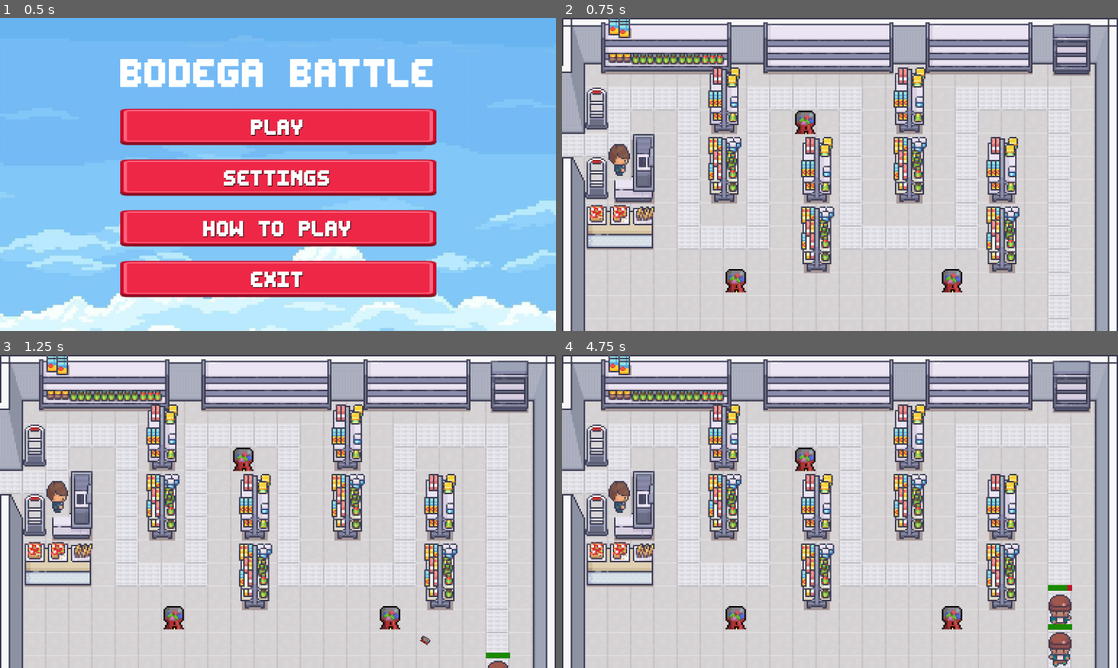
Above: before the commit, frames 1-4 (two rows, left to right).
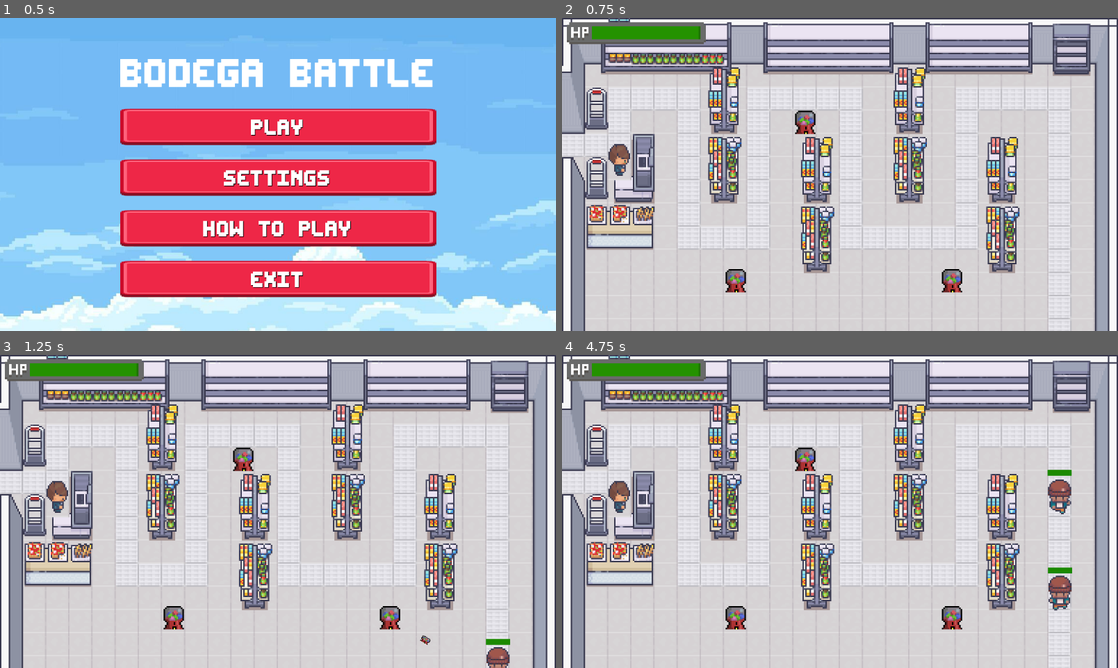
Above: after the commit, the same moments.

Repository: s27459-pj/bodega-battle
Game: Godot game, scene res://scene/scene_handler/scene_handler.tscn
The game is run twice, just before and just after one commit, with the same random seed, the same clock (stepped at 60 frames per second) and the same inputs.
Inputs:
- Up to frame 1 (0.5 s): no input
- Up to frame 2 (0.75 s): click "PLAY" at 0.5 s
- Up to frame 3 (1.25 s): no input
- Up to frame 4 (4.75 s): no input

Frame 1 is identical in both runs. In frame 2, 1.7% of the frame differs, in the area x 0-26%, y 1-9%; in frame 3, 2.1%; in frame 4, 3.3%, in the area x 0-92%, y 1-100%.

Commit message:
#17 health UI (#26)
* added hp-bar scene

* added hp

* fixed-rebase-issue

* added game restart when health == 0

* updated readme

Diff:
--- a/objects/Enemies/basic-enemy.tscn
+++ b/objects/Enemies/basic-enemy.tscn
@@ -75,7 +75,7 @@
 [node name="Basic-enemie" type="PathFollow2D"]
 rotates = false
 script = ExtResource("1_6yjls")
-speed = 40
+speed = 100
 
 [node name="CharacterBody2D" type="CharacterBody2D" parent="."]
 script = ExtResource("2_27nva")
--- a/objects/Enemies/basic_enemie_move.gd
+++ b/objects/Enemies/basic_enemie_move.gd
@@ -1,9 +1,17 @@
 extends PathFollow2D
 
 @export var speed = 200
+var player_hp_reference :Node2D
 
 func _physics_process(delta: float) -> void:
 	move(delta)
 
 func move(delta: float) -> void:
 	progress += speed* delta
+
+func add_player_health_ref(hp : Node2D):
+	player_hp_reference = hp
+
+func damage_player():
+	player_hp_reference.has_method("damage_player")
+	player_hp_reference.damage_player(10)
--- a/objects/Enemies/enemy_logic.gd
+++ b/objects/Enemies/enemy_logic.gd
@@ -4,6 +4,7 @@
 
 @onready var health_bar = $HealthBar
 @onready var fill_bar = $HealthBar/FillBar
+@onready var basic_enemie: PathFollow2D = $".."
 
 var current_health := max_health
 
@@ -21,12 +22,11 @@
 	var ratio = float(current_health) / float(max_health)
 	fill_bar.size.x = ratio * health_bar.size.x
 
-
 func set_health(value):
 	current_health = clamp(value, 0, max_health)
 	update_health_bar()
 
-func _on_body_entered(body):
+func _on_body_entered(body): # to chyba nie działa dla tej encji w sensie nie ma takiej metody
 	if body.is_in_group("turret_bullets"):
 		take_damage(body.damage)
 		body.queue_free()
--- /dev/null
+++ b/objects/triggers/PlayerDamageTrigger/PlayerHitTrigger.tscn
@@ -0,0 +1,14 @@
+[gd_scene load_steps=3 format=3 uid="uid://br1yi20n68g3p"]
+
+[ext_resource type="Script" uid="uid://l5dekn13qgw7" path="res://objects/triggers/PlayerDamageTrigger/player_hit_trigger.gd" id="1_ylhs5"]
+
+[sub_resource type="RectangleShape2D" id="RectangleShape2D_5jt3a"]
+size = Vector2(107, 86)
+
+[node name="PlayerHitTrigger" type="Area2D"]
+script = ExtResource("1_ylhs5")
+
+[node name="CollisionShape2D" type="CollisionShape2D" parent="."]
+shape = SubResource("RectangleShape2D_5jt3a")
+
+[connection signal="body_entered" from="." to="." method="_on_body_entered"]
--- /dev/null
+++ b/objects/triggers/PlayerDamageTrigger/player_hit_trigger.gd
@@ -0,0 +1,15 @@
+extends Area2D
+
+@export var healthBar : Node2D
+
+func set_HP_ref(hp:Node2D):
+	healthBar = hp
+
+func _ready() -> void:
+	add_to_group("Enemy_Won_Space")
+
+func _on_body_entered(body: Node2D) -> void:
+	if body.is_in_group("enemies"):
+		body.queue_free()
+		if healthBar.has_method("damage_player"):
+			healthBar.damage_player(10)
--- /dev/null
+++ b/objects/ui/health/ui_health.gd
@@ -0,0 +1,22 @@
+extends Node2D
+@export var maxHealth := 100
+@export var game_scene: Node2D
+
+@onready var hp_bar: ProgressBar = $ProgressBar
+
+func _ready() -> void:
+	hp_bar.max_value = maxHealth
+	hp_bar.value = maxHealth
+
+func damage_player(dmg : int)-> void:
+	hp_bar.value -= clamp(dmg, 0, maxHealth)
+	check_game_over()
+
+func check_game_over() -> void:
+	#print("debug: current hp:" + str(hp_bar.value))
+	if (hp_bar.value == 0):
+		game_over()
+
+#game over sequence
+func game_over():
+	game_scene.get_tree().reload_current_scene()
--- /dev/null
+++ b/objects/ui/health/ui_health.tscn
@@ -0,0 +1,31 @@
+[gd_scene load_steps=5 format=3 uid="uid://b00yqug64m8w7"]
+
+[ext_resource type="Script" uid="uid://cyntuiqornbwt" path="res://objects/ui/health/ui_health.gd" id="1_ij46x"]
+[ext_resource type="Texture2D" uid="uid://7a3gs36mmjyt" path="res://assets/UI/gameOverlay/hp_bar.png" id="1_k8afp"]
+
+[sub_resource type="StyleBoxFlat" id="StyleBoxFlat_0td4j"]
+bg_color = Color(0.892778, 0.984589, 0.916133, 1)
+border_width_left = 3
+
+[sub_resource type="StyleBoxFlat" id="StyleBoxFlat_k8afp"]
+bg_color = Color(0.141378, 0.571375, 0, 1)
+border_width_right = 3
+border_color = Color(0.114644, 0.443123, 0, 1)
+
+[node name="UI-Health" type="Node2D"]
+scale = Vector2(3, 3)
+script = ExtResource("1_ij46x")
+
+[node name="HpBar" type="Sprite2D" parent="."]
+scale = Vector2(3, 3)
+texture = ExtResource("1_k8afp")
+
+[node name="ProgressBar" type="ProgressBar" parent="."]
+offset_left = -61.0
+offset_top = -10.0
+offset_right = 89.0
+offset_bottom = 8.0
+theme_override_styles/background = SubResource("StyleBoxFlat_0td4j")
+theme_override_styles/fill = SubResource("StyleBoxFlat_k8afp")
+value = 20.0
+show_percentage = false
--- a/scene/level_main/GameScene.tscn
+++ b/scene/level_main/GameScene.tscn
@@ -1,25 +1,21 @@
-[gd_scene load_steps=4 format=3 uid="uid://dkx50masn7ffx"]
+[gd_scene load_steps=5 format=3 uid="uid://dkx50masn7ffx"]
 
 [ext_resource type="PackedScene" uid="uid://q2m5vf81jwqn" path="res://scene/level_main/level_main.tscn" id="1_cieuw"]
 [ext_resource type="Script" uid="uid://c4inmk81y15o" path="res://scene/level_main/gameScene.gd" id="1_g0iv5"]
-[ext_resource type="PackedScene" uid="uid://r3lmq4yt0woa" path="res://scene/menu/pause_menu.tscn" id="3_eow4k"]
+[ext_resource type="PackedScene" uid="uid://b00yqug64m8w7" path="res://objects/ui/health/ui_health.tscn" id="3_eow4k"]
+[ext_resource type="PackedScene" path="res://scene/menu/pause_menu.tscn" id="3_nn7n3"]
 
 [node name="GameScene" type="Node2D"]
 script = ExtResource("1_g0iv5")
 
-[node name="LevelMain" parent="." instance=ExtResource("1_cieuw")]
+[node name="LevelMain" parent="." node_paths=PackedStringArray("UI_health") instance=ExtResource("1_cieuw")]
+UI_health = NodePath("../UI-Health")
 
 [node name="CanvasLayer" type="CanvasLayer" parent="."]
 
-[node name="PauseMenu" parent="CanvasLayer" instance=ExtResource("3_eow4k")]
-anchors_preset = 0
-anchor_right = 0.0
-anchor_bottom = 0.0
-offset_left = 573.0
-offset_top = 338.0
-offset_right = 573.0
-offset_bottom = 338.0
-grow_horizontal = 1
-grow_vertical = 1
-size_flags_horizontal = 6
-size_flags_vertical = 6
+[node name="PauseMenu2" parent="CanvasLayer" instance=ExtResource("3_nn7n3")]
+
+[node name="UI-Health" parent="." node_paths=PackedStringArray("game_scene") instance=ExtResource("3_eow4k")]
+position = Vector2(154, 32)
+scale = Vector2(1.5, 1.5)
+game_scene = NodePath("..")
--- a/scene/level_main/gameScene.gd
+++ b/scene/level_main/gameScene.gd
@@ -1,4 +1,6 @@
 extends Node2D
+
+@onready var ui_health: Node2D = $"UI-Health"
 
 func _ready() -> void:
 	startNextWave()
@@ -10,13 +12,14 @@
 	spawnEnemies(waveData)
 
 func getWaveData():
-	var waveData = [["basic-enemy",2],["basic-enemy",2]] # [nazwa_encji, dalay spawnu następnej encji]
+	var waveData = [["basic-enemy",2],["basic-enemy",2],["basic-enemy",2],["basic-enemy",2],["basic-enemy",2],["basic-enemy",2],["basic-enemy",2],["basic-enemy",2],["basic-enemy",2],["basic-enemy",2],["basic-enemy",2],["basic-enemy",2]] # [nazwa_encji, dalay spawnu następnej encji]
 	return waveData
 
 func spawnEnemies(waveData):
 	for e in waveData:
 		# to jest raczej słabe rozwiązenie że on runtime coś loadujemy ale ¯\_(ツ)_/¯
 		var new_enemy = load("res://objects/Enemies/" + e[0] +".tscn").instantiate()
+		new_enemy.add_player_health_ref(ui_health)
 		#print(new_enemy)
 		$LevelMain.get_node("Enemy-path").add_child(new_enemy)
 		await get_tree().create_timer(e[1]).timeout
--- /dev/null
+++ b/scene/level_main/level_main.gd
@@ -0,0 +1,7 @@
+extends Node2D
+
+@export var UI_health: Node2D
+@onready var player_hit_trigger: Area2D = $PlayerHitTrigger
+
+func _ready() -> void:
+	player_hit_trigger.set_HP_ref(UI_health)
--- a/scene/level_main/level_main.tscn
+++ b/scene/level_main/level_main.tscn
@@ -1,10 +1,12 @@
-[gd_scene load_steps=30 format=4 uid="uid://q2m5vf81jwqn"]
+[gd_scene load_steps=32 format=4 uid="uid://q2m5vf81jwqn"]
 
 [ext_resource type="Texture2D" uid="uid://r7sd2r6nvv4m" path="res://assets/floor/Room_Builder_3d_walls_16x16.png" id="1_4yjey"]
 [ext_resource type="Texture2D" uid="uid://boakhlgnfgpot" path="res://assets/floor/Room_Builder_Floors_16x16.png" id="1_grj8k"]
+[ext_resource type="Script" uid="uid://bo6c2maq2a62w" path="res://scene/level_main/level_main.gd" id="1_tfbho"]
 [ext_resource type="TileSet" uid="uid://cy5mhdttx3dpf" path="res://assets/tileSets/decoration_tiles.tres" id="3_rjenp"]
 [ext_resource type="Texture2D" uid="uid://dwxh4rh2vure8" path="res://assets/sprites/characters/Premade_Character_17.png" id="3_xloln"]
 [ext_resource type="PackedScene" uid="uid://c4iiq85v5yxys" path="res://objects/defences/gum-turret.tscn" id="5_voubo"]
+[ext_resource type="PackedScene" uid="uid://br1yi20n68g3p" path="res://objects/triggers/PlayerDamageTrigger/PlayerHitTrigger.tscn" id="6_xrx0r"]
 
 [sub_resource type="TileSetAtlasSource" id="TileSetAtlasSource_4yjey"]
 texture = ExtResource("1_grj8k")
@@ -1618,6 +1620,7 @@
 point_count = 23
 
 [node name="LevelMain" type="Node2D"]
+script = ExtResource("1_tfbho")
 
 [node name="tilemap" type="Node2D" parent="."]
 
@@ -1664,3 +1667,6 @@
 
 [node name="Enemy-path" type="Path2D" parent="."]
 curve = SubResource("Curve2D_voubo")
+
+[node name="PlayerHitTrigger" parent="." instance=ExtResource("6_xrx0r")]
+position = Vector2(-69, 262)
Binary file added: assets/UI/gameOverlay/hp_bar.png
Not shown, added: assets/UI/gameOverlay/hp_bar.png.import
Not shown, added: objects/triggers/PlayerDamageTrigger/player_hit_trigger.gd.uid
Not shown, added: objects/ui/health/ui_health.gd.uid
Not shown, added: scene/level_main/level_main.gd.uid
Not shown, changed: README.md
